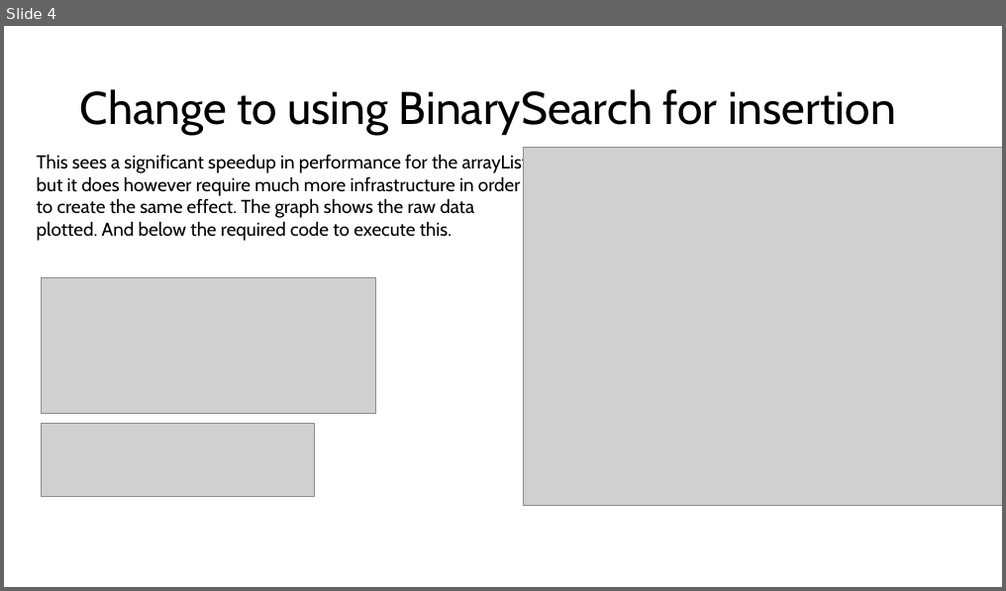
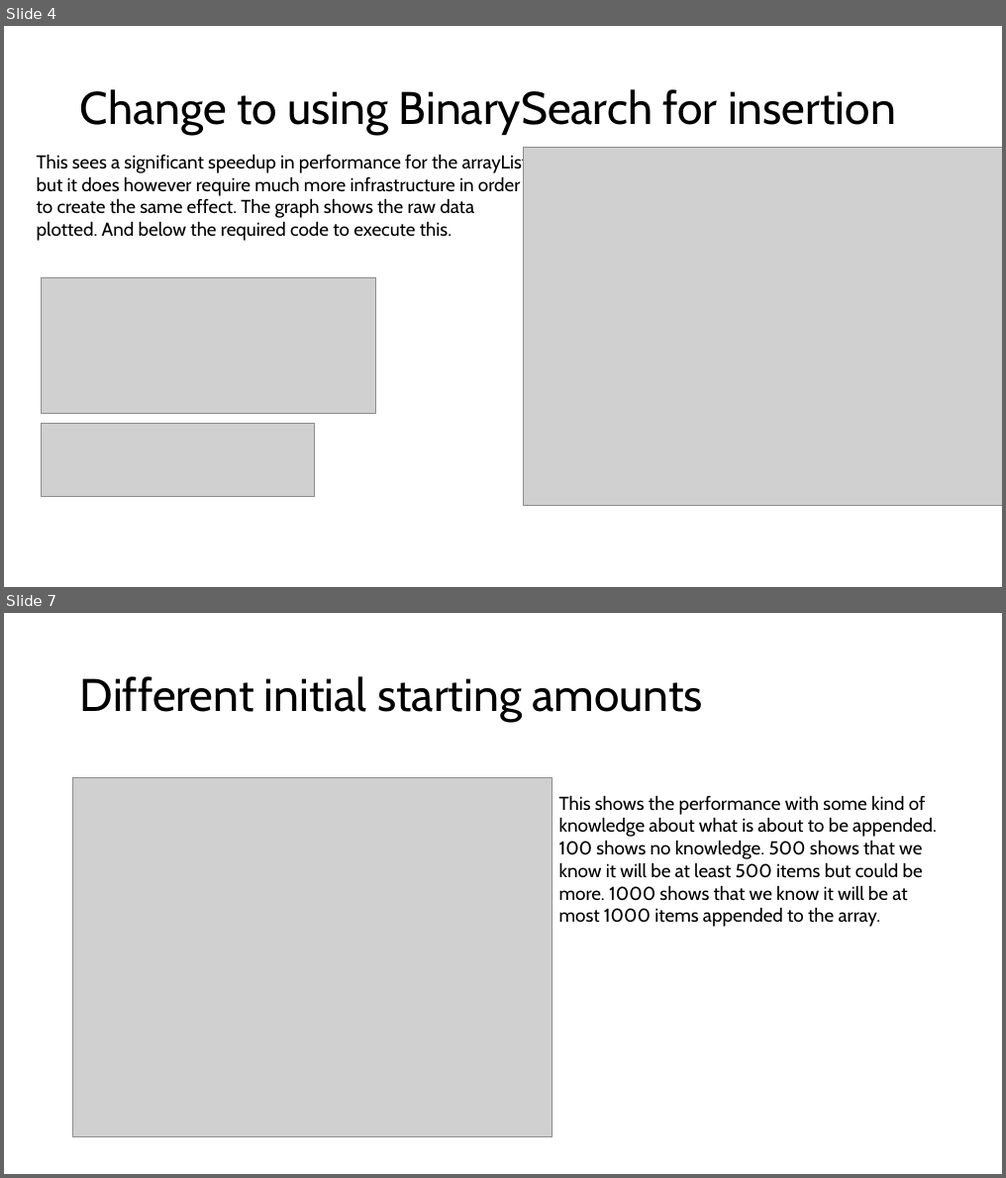
Before and after one commit to RiceDope/Callisto, a slide deck: examinable/Analysis of data.pptx. Shown one above the other, each under a label of ours: slide 4 before the commit, slides 4 and 7 after it; the slides between them are not shown. The pictures are 1006x591 and 1006x1178 pixels, drawn with LibreOffice and Linux fonts; fonts in the diff are those of the drawing; grey boxes stand for pictures. Boxes give left, top, right and bottom in pixels: in the first picture for what was removed or moved away, otherwise in the second. Text is boxed around its words. In the diff, an @@ line names an element or a change of style, - is before the commit and + after.

```diff
--- a/examinable/Analysis of data.pptx
+++ b/examinable/Analysis of data.pptx
@@ slide 7 added at (4, 613, 1002, 1174), background #FFFFFF @@
@@ title added at (80, 676, 702, 722), 44 pt, text #000000 @@
+Different initial starting amounts
@@ picture added at (73, 777, 552, 1137) @@
@@ text added at (559, 795, 937, 927), 18 pt, text #000000 @@
+This shows the performance with some kind of knowledge about what is about to be appended. 100 shows no knowledge. 500 shows that we know it will be at least 500 items but could be more. 1000 shows that we know it will be at most 1000 items appended to the array.
```
Also in this commit, not shown: 2 other slides added, 27 other files.
